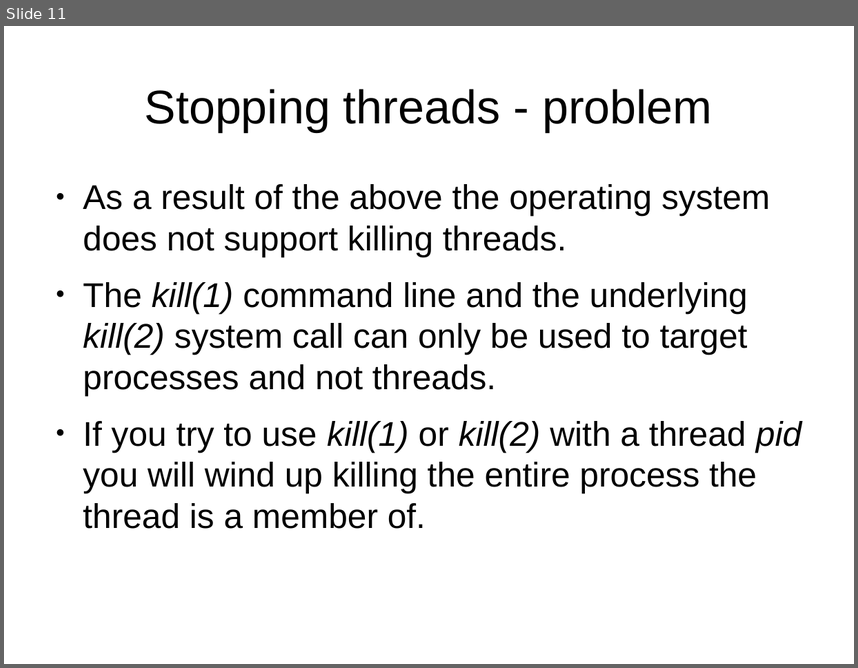
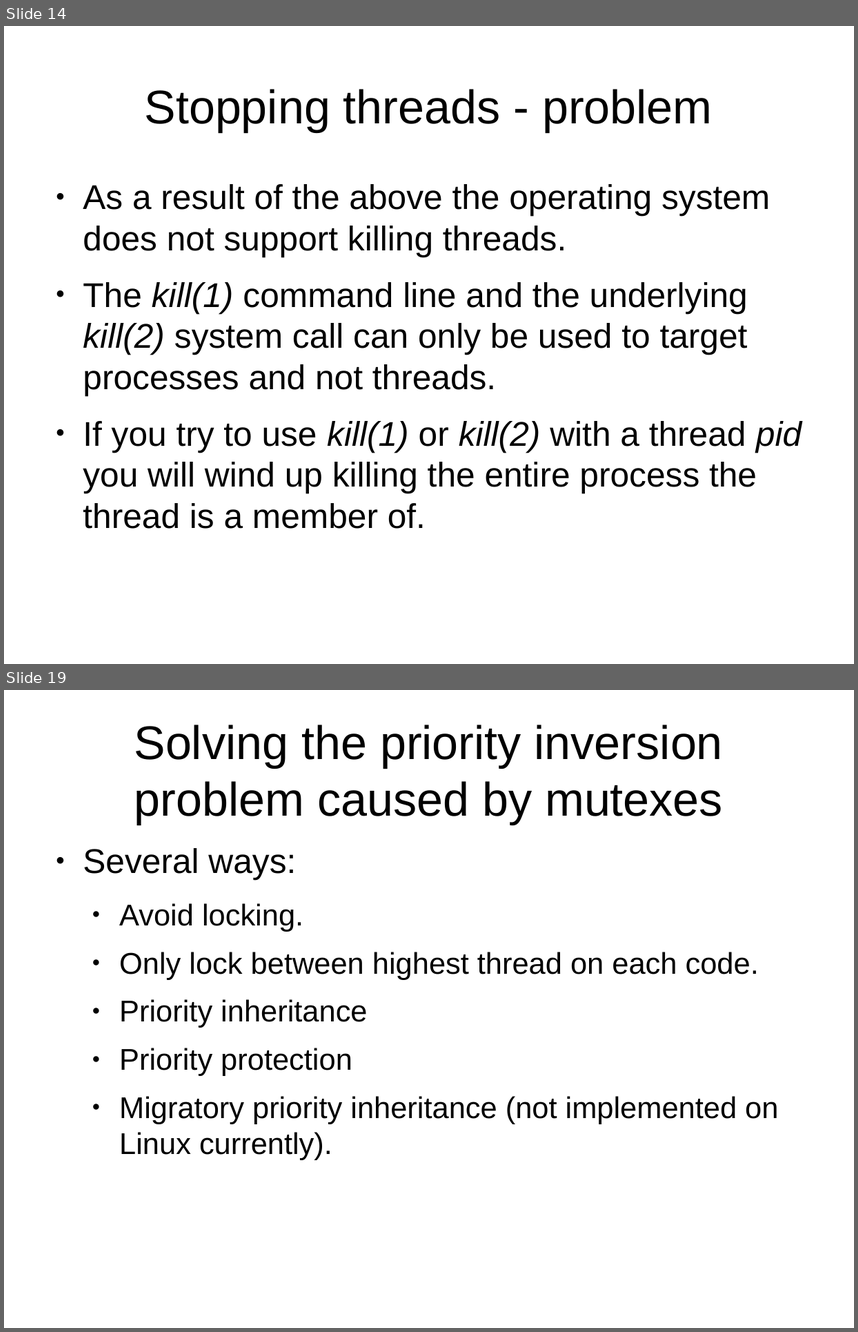
Before and after one commit to kalmuthu/slides, a slide deck: odp/pthreads_linux.odp. Shown one above the other, each under a label of ours: slide 11 before the commit, slides 14 and 19 after it; the slides between them are not shown. The pictures are 858x668 and 858x1332 pixels, drawn with LibreOffice and Linux fonts; fonts in the diff are those of the drawing. Boxes give left, top, right and bottom in pixels: in the first picture for what was removed or moved away, otherwise in the second. Text is boxed around its words. In the diff, an @@ line names an element or a change of style, - is before the commit and + after.

Commit message:
more slides about pthreads and linux

```diff
--- a/odp/pthreads_linux.odp
+++ b/odp/pthreads_linux.odp
@@ slide 19 added at [4,690,854,1328], background #FFFFFF @@
@@ title added at [134,724,723,824], 44 pt, text #000000 @@
+Solving the priority inversion problem caused by mutexes
@@ text added at [83,848,778,1160], 28 pt, text #000000 @@
+● Several ways:
+  ● Avoid locking.
+  ● Only lock between highest thread on each code.
+  ● Priority inheritance
+  ● Priority protection
+  ● Migratory priority inheritance (not implemented on Linux currently).
@@ what was slide 11 is now slide 14 @@
```
Also in this commit, not shown: 10 other slides added.
